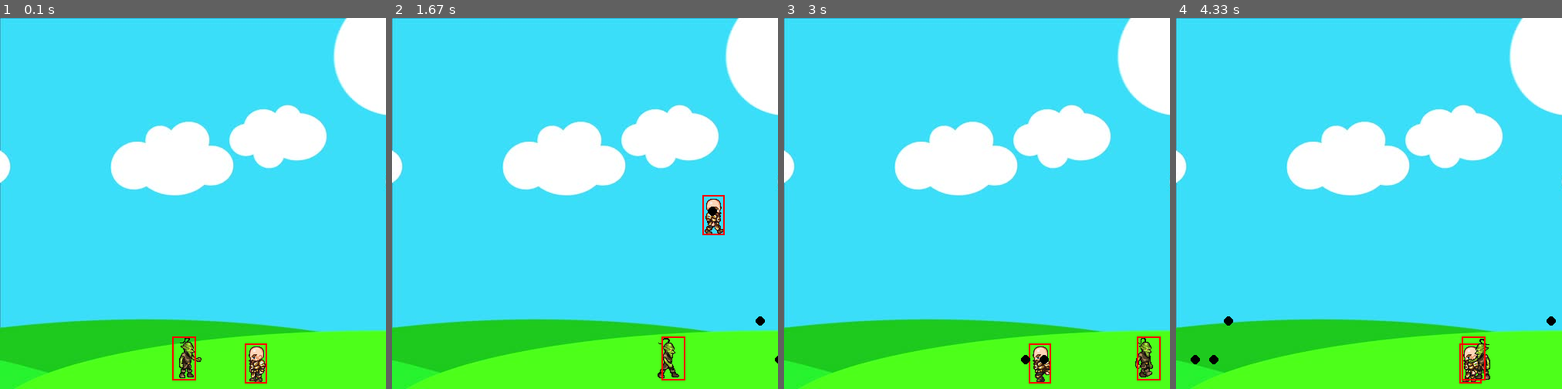
Above: before the commit, frames 1-4 (left to right).
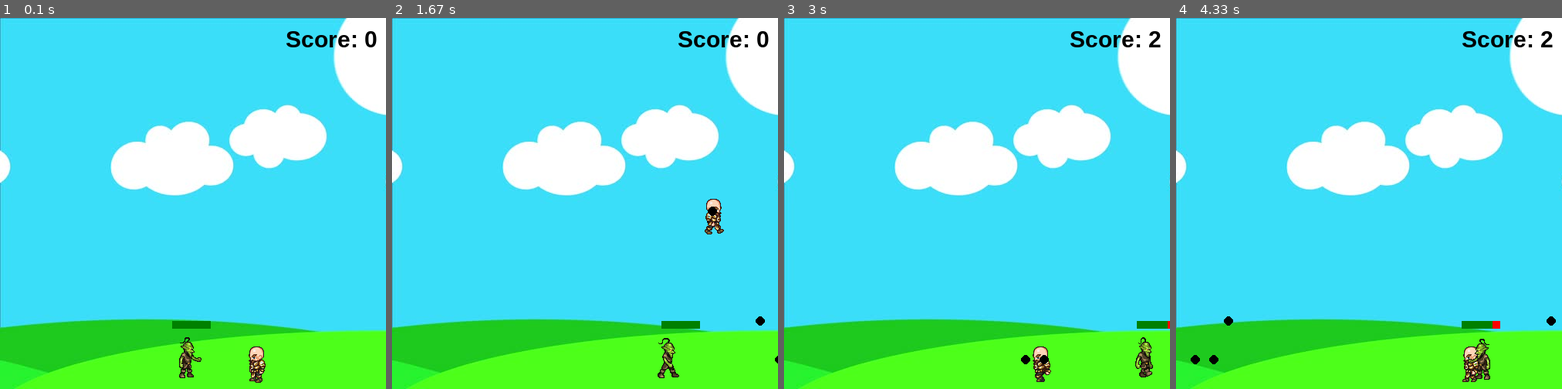
Above: after the commit, the same moments.

Repository: mkennely/learning_pygame
Game: pygame game, started from first_game.py
Two runs of this game, one before a commit and one after it. Both use one fixed random seed, a clock stepped at 60 frames per second and the inputs below.
Inputs:
- Up to frame 1 (0.1 s): no input
- Up to frame 2 (1.67 s): tap Space at 0.33, 0.73, 1.03, 1.23, 1.57 s; hold Right 0.67-1.13 s; hold Up 1.17-1.47 s; hold Right from 1.5 s (still down)
- Up to frame 3 (3 s): tap Space at 1.87, 2.07, 2.37, 2.63, 2.93 s; release Right at 1.97 s; hold Left 2-2.53 s; hold Left 2.57-2.97 s
- Up to frame 4 (4.33 s): hold Up 3-3.37 s; tap Space at 3.07, 3.47, 3.77, 4.13 s; hold Right 3.4-4.03 s; hold Left from 4.07 s (still down)

The runs differ from the first frame. In frame 1, 0.9% of the frame differs, in the area x 44-98%, y 3-99%; in frame 2, 0.9%; in frame 3, 0.9%; in frame 4, 0.9%.

Commit message:
Add health bars and scoring functionality

Diff:
--- a/first_game.py
+++ b/first_game.py
@@ -37,6 +37,10 @@
         self.steps_taken = 0
         self.standing = True
         self.hitbox = (self.x + 20, self.y, 28, 60)
+        self.score = 0
+
+    def enemy_struck(self):
+        self.score += 1
 
     def set_left(self):
         self.is_left = True
@@ -67,7 +71,7 @@
             else:
                 window.blit(self.orient_left[0], (self.x, self.y))
         self.hitbox = (self.x + 17, self.y + 11, 29, 52)
-        pg.draw.rect(game_window, (255, 0, 0), self.hitbox, 2)
+        # pg.draw.rect(game_window, (255, 0, 0), self.hitbox, 2)
 
 
 class Enemy(object):
@@ -84,20 +88,28 @@
         self.step_count = 0
         self.velocity = 3
         self.hitbox = (self.x + 17, self.y + 2, 31, 57)
+        self.health = 10
+        self.is_visible = True
 
     def draw(self, window):
         self.move()
-        if self.step_count + 1 >= 33:
-            self.step_count = 0
-
-        if self.velocity > 0:
-            window.blit(self.orient_right[self.step_count // 3], (self.x, self.y))
-            self.step_count += 1
-        elif self.velocity < 0:
-            window.blit(self.orient_left[self.step_count // 3], (self.x, self.y))
-            self.step_count += 1
-        self.hitbox = (self.x + 17, self.y + 2, 31, 57)
-        pg.draw.rect(game_window, (255, 0, 0), self.hitbox, 2)
+        if self.is_visible:
+            if self.step_count + 1 >= 33:
+                self.step_count = 0
+
+            if self.velocity > 0:
+                window.blit(self.orient_right[self.step_count // 3], (self.x, self.y))
+                self.step_count += 1
+            elif self.velocity < 0:
+                window.blit(self.orient_left[self.step_count // 3], (self.x, self.y))
+                self.step_count += 1
+
+            self.hitbox = (self.x + 17, self.y + 2, 31, 57)
+            # pg.draw.rect(game_window, (255, 0, 0), self.hitbox, 2)
+
+            pg.draw.rect(game_window, (255, 0, 0), (self.hitbox[0], self.hitbox[1] - 20, 50, 10))
+            pg.draw.rect(game_window, (0, 128, 0), (self.hitbox[0], self.hitbox[1] - 20, 5 * self.health, 10))
+
 
     def move(self):
         if self.velocity > 0:
@@ -114,6 +126,10 @@
                 self.step_count = 0
 
     def is_hit(self):
+        if self.health > 0:
+            self.health -= 1
+        else:
+            self.is_visible = False
         print('Score!')
 
 
@@ -152,6 +168,8 @@
 
 def draw_game_window():
     game_window.blit(game_background, (0, 0))
+    score_text = score_font.render('Score: ' + str(ash.score), 1, (0, 0, 0))
+    game_window.blit(score_text, (370, 10))
     ash.draw(game_window)
     gary.draw(game_window)
 
@@ -164,6 +182,7 @@
 gary = Enemy(200, 410, 64, 64, 450)
 bullets_fired = []
 shot_loop = 0
+score_font = pg.font.SysFont('arial', 30, True)
 # the Main loop - as soon as the loop ends the game ends
 while window_alive:
     # using delay in place of a clock
@@ -186,6 +205,7 @@
         if bullet.y - bullet.radius < gary.hitbox[1] + gary.hitbox[3] and bullet.y + bullet.radius > gary.hitbox[1]:
             if bullet.x - bullet.radius < gary.hitbox[0] + gary.hitbox[2] and bullet.x + bullet.radius > gary.hitbox[0]:
                 gary.is_hit()
+                ash.enemy_struck()
                 bullets_fired.pop(bullets_fired.index(bullet))
 
         if 1 < bullet.x < window_width - 1:  # screen boundaries
